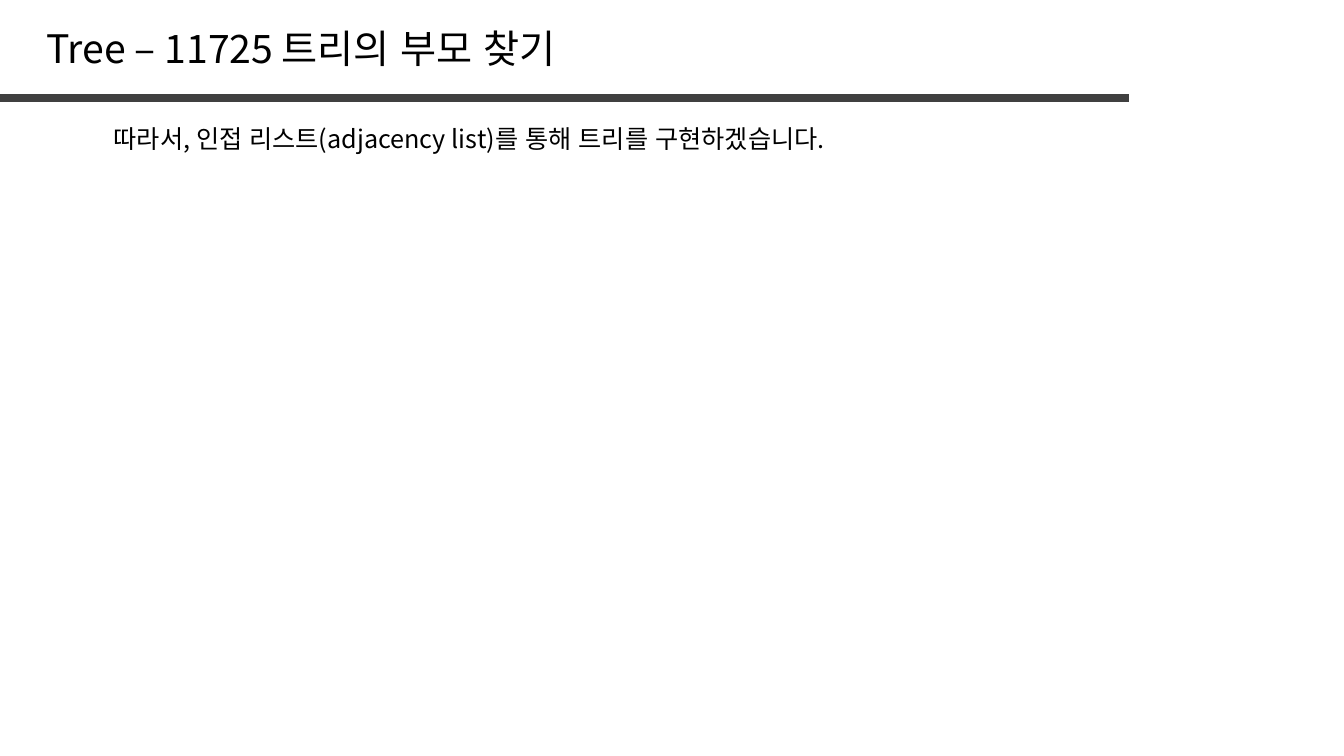
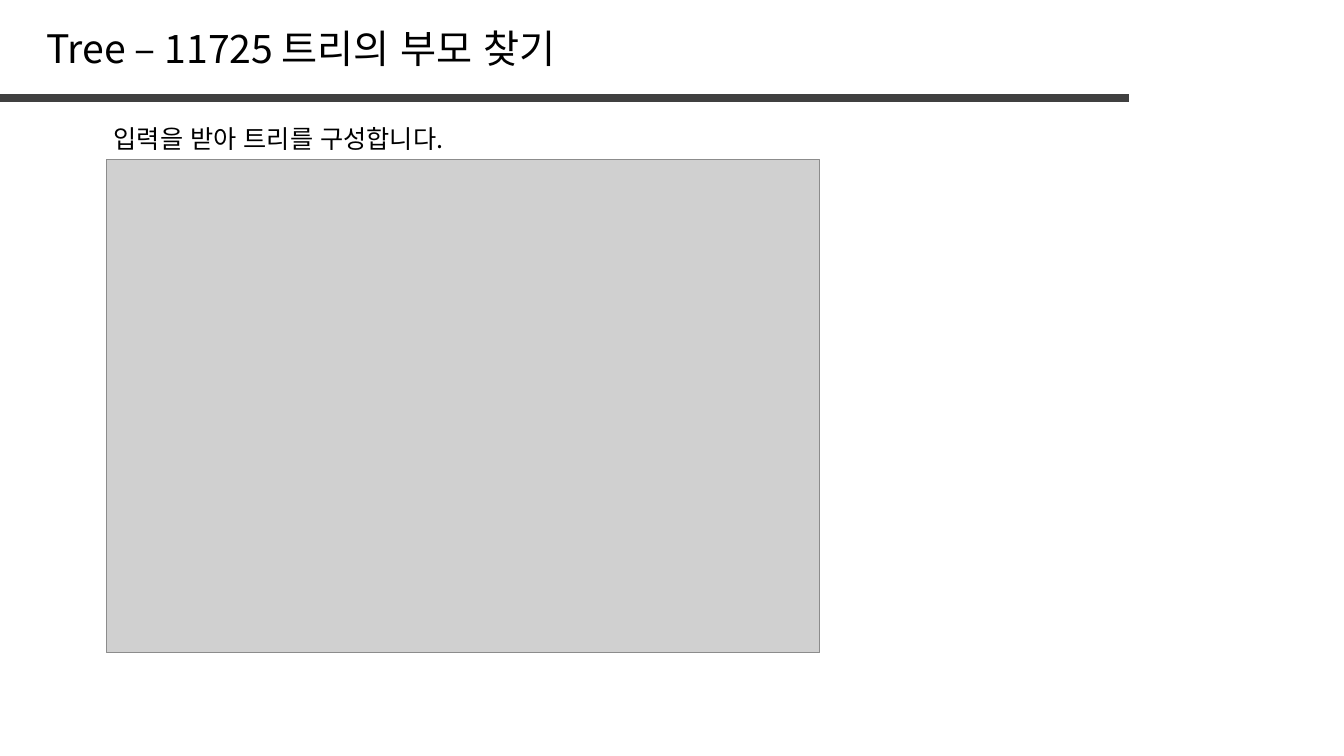
Before and after one commit to jaehoo1/PS-study, a slide deck: slide 29 of study/8_Tree, Graph.pptx (slide 26 before the commit). Drawn at 1344x756 pixels with LibreOffice and Linux fonts; fonts in the diff are those of the drawing; grey boxes stand for pictures. Boxes give left, top, right and bottom in pixels: in the first picture for what was removed or moved away, otherwise in the second. Text is boxed around its words. In the diff, an @@ line names an element or a change of style, - is before the commit and + after.

```diff
--- a/study/8_Tree, Graph.pptx
+++ b/study/8_Tree, Graph.pptx
@@ text at box(114, 127, 443, 150): text changed @@
-따라서, 인접 리스트(adjacency list)를 통해 트리를 구현하겠습니다.
+입력을 받아 트리를 구성합니다.
@@ picture added at box(107, 159, 821, 653) @@
```
Also in this commit, not shown: 2 other slides changed, 5 slides added.
